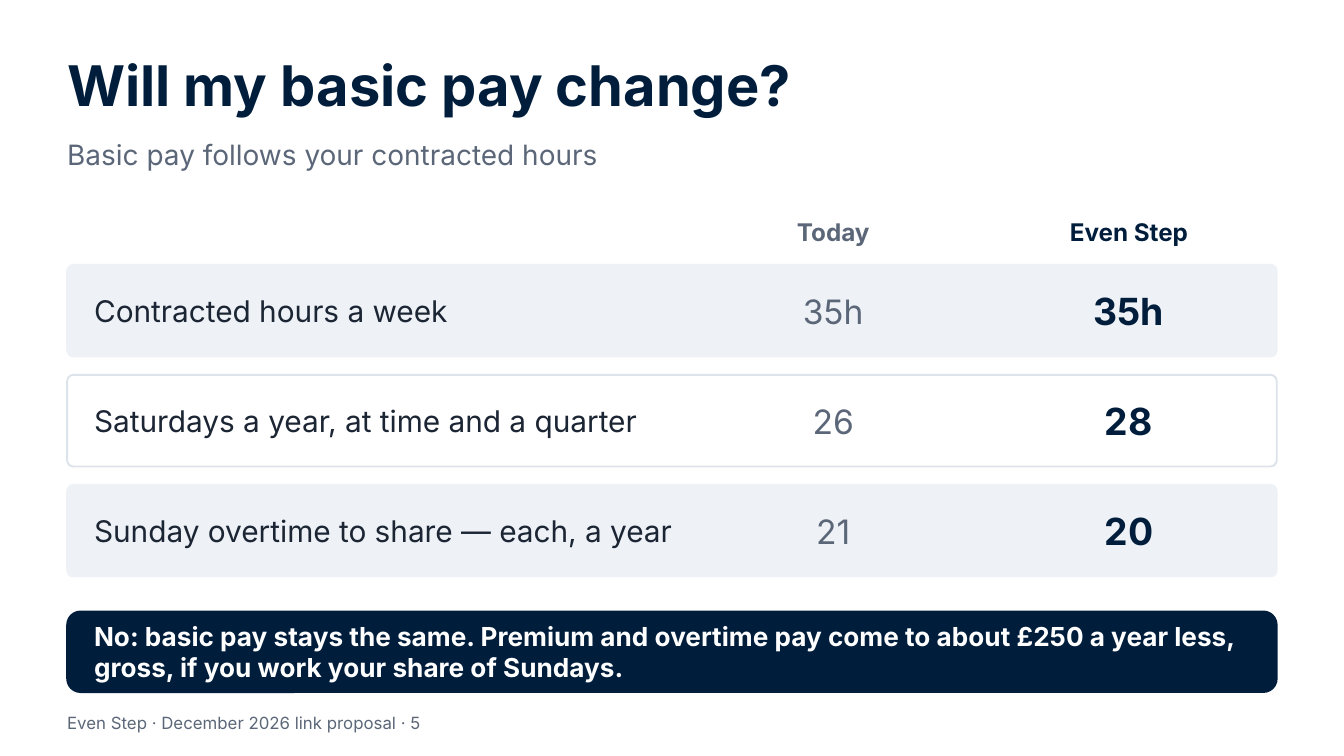
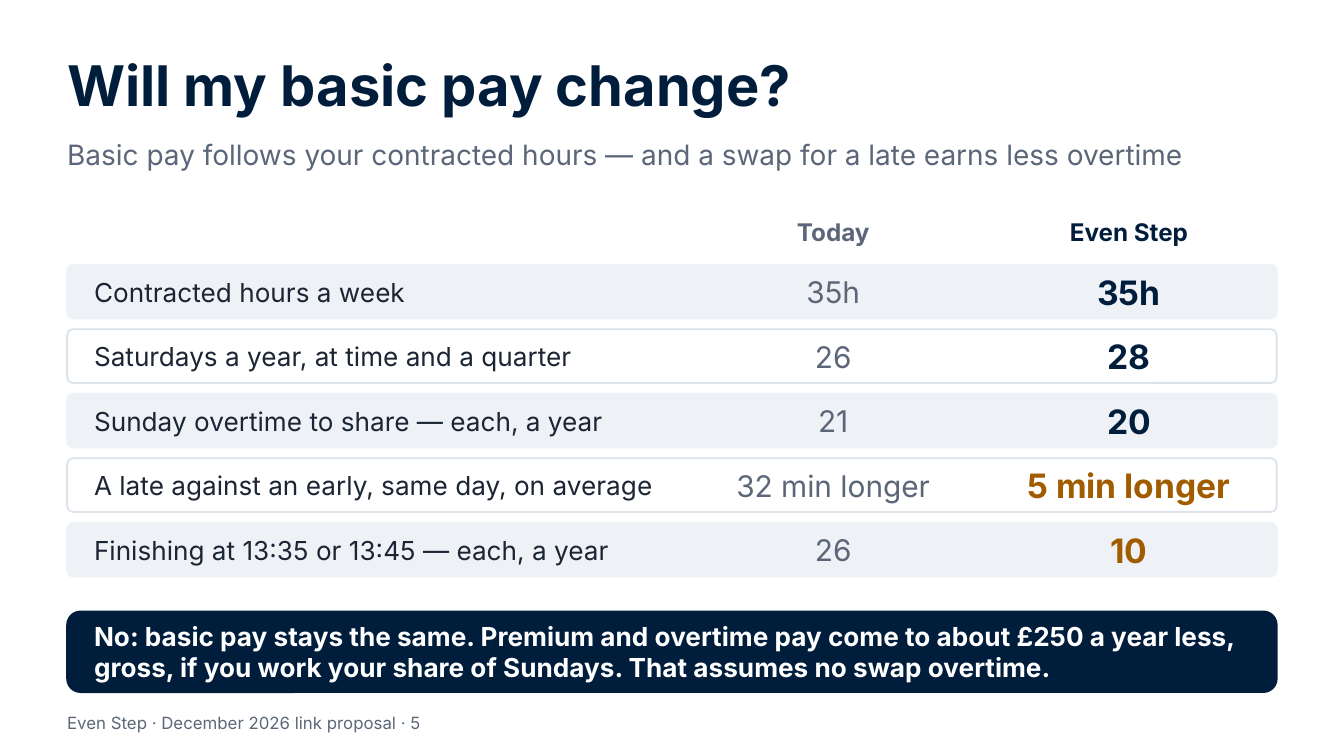
Before and after one commit to Garethdavidmiller/roster-app, a slide deck: slide 5 of docs/links-26/presentations/Even-Step-for-colleagues.pptx. Drawn at 1344x756 pixels with LibreOffice and Linux fonts; fonts in the diff are those of the drawing. Boxes give left, top, right and bottom in pixels: in the first picture for what was removed or moved away, otherwise in the second. Text is boxed around its words. In the diff, an @@ line names an element or a change of style, - is before the commit and + after.

```diff
--- a/docs/links-26/presentations/Even-Step-for-colleagues.pptx
+++ b/docs/links-26/presentations/Even-Step-for-colleagues.pptx
@@ text at <box>67,143,1182,171</box>: text changed @@
-Basic pay follows your contracted hours
+Basic pay follows your contracted hours — and a swap for a late earns less overtime
@@ rounded rectangle: place and size @@
-rounded rectangle at <box>67,265,1277,356</box>
+rounded rectangle at <box>67,265,1277,319</box>
@@ rounded rectangle: place and size @@
-rounded rectangle at <box>67,375,1277,466</box>
+rounded rectangle at <box>67,329,1277,383</box>
@@ text "Saturdays a year, at time ...": place and size @@
-text "Saturdays a year, at time ..." at <box>94,409,637,438</box>
+text "Saturdays a year, at time ..." at <box>94,346,571,372</box>
@@ text "26": place and size @@
-text "26" at <box>813,409,854,435</box>
+text "26" at <box>815,346,852,369</box>
@@ text "28": place and size @@
-text "28" at <box>1105,407,1153,436</box>
+text "28" at <box>1107,344,1150,370</box>
@@ proportions changed in 3 elements at <box>67,265,1277,319</box>, <box>67,329,1277,383</box>, <box>67,394,1277,448</box> @@
@@ rounded rectangle: place and size @@
-rounded rectangle at <box>67,485,1277,577</box>
+rounded rectangle at <box>67,394,1277,448</box>
@@ size 16 to 14 pt in 3 elements at <box>94,282,405,303</box>, <box>94,346,571,372</box>, <box>94,411,602,437</box> @@
@@ text "Sunday overtime to share — ...": place and size @@
-text "Sunday overtime to share — ..." at <box>94,519,672,548</box>
+text "Sunday overtime to share — ..." at <box>94,411,602,437</box>
@@ size 18 to 16 pt in 3 elements at <box>806,281,860,303</box>, <box>815,346,852,369</box>, <box>818,410,848,432</box> @@
@@ text "21": place and size @@
-text "21" at <box>816,519,850,544</box>
+text "21" at <box>818,410,848,432</box>
@@ size 20 to 18 pt in 3 elements at <box>1097,280,1160,306</box>, <box>1107,344,1150,370</box>, <box>1107,409,1151,435</box> @@
@@ text "20": place and size @@
-text "20" at <box>1105,517,1154,546</box>
+text "20" at <box>1107,409,1151,435</box>
@@ rounded rectangle added at <box>67,458,1277,512</box>, fill #FFFFFF, outline #DDE3EA 1 pt @@
@@ text added at <box>94,475,653,501</box>, 14 pt, text #1B2533 @@
+A late against an early, same day, on average
@@ text added at <box>736,474,929,503</box>, 16 pt, text #5B6778 @@
+32 min longer
@@ text added at <box>1027,472,1230,506</box>, 18 pt, text #A15C00, bold @@
+5 min longer
@@ rounded rectangle added at <box>67,523,1277,577</box>, fill #EEF2F7, outline #EEF2F7 1 pt @@
@@ text added at <box>815,539,852,562</box>, 16 pt, text #5B6778 @@
+26
@@ text added at <box>1110,538,1147,564</box>, 18 pt, text #A15C00, bold @@
+10
@@ text added at <box>94,540,608,566</box>, 14 pt, text #1B2533 @@
+Finishing at 13:35 or 13:45 — each, a year
@@ text at <box>94,626,1235,683</box>: text changed @@
-No: basic pay stays the same. Premium and overtime pay come to about £250 a year less, gross, if you work your share of Sundays.
+No: basic pay stays the same. Premium and overtime pay come to about £250 a year less, gross, if you work your share of Sundays. That assumes no swap overtime.
```
Also in this commit, not shown: 1 other slide changed, 19 other files.
